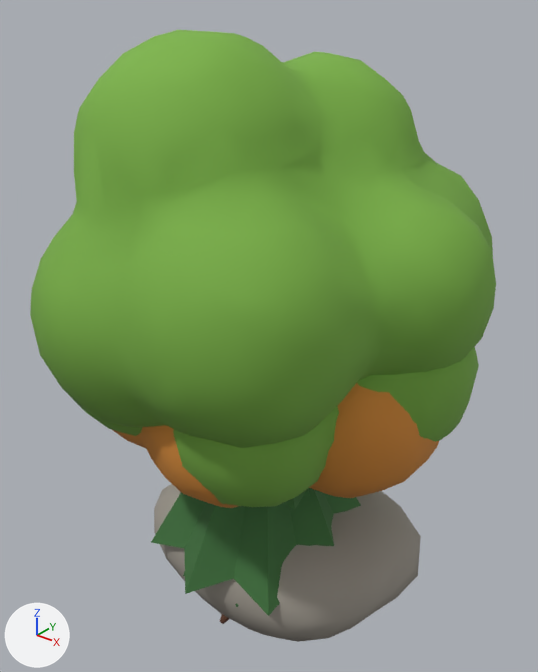
Before and after pictures for a commit that changed the glTF model apps/web/public/assets/decor3d/nature.glb.
Rendered twice from a 50 mm lens placed at (3.71, -4.6, 5.55), pointed at (-0.01, 0.06, 2.67). The axes (+X, +Y, +Z) are drawn at lower left. The lights are the same throughout. The older version comes first. Where no turn or scale is listed for an object, it has been applied to the vertices.

In view in the first picture: 'arbre-rond-1:feuillage', 'arbre-rond-3:feuillage', 'arbre-rond-automne:feuillage-roux', 'rocher-3:pierre-sombre', 'sapin-1:sapin' and 2 more.
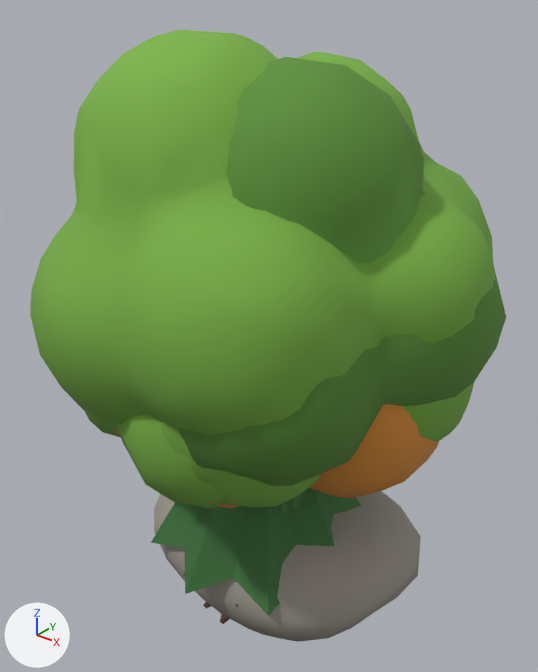
What differs and where, as boxes (x1, y1, x2, y2) in the pictures (538 x 672 px):
```json
{"object": "arbre-leger-3:feuillage-sombre", "change": "added", "after": [179, 57, 506, 486], "on screen": "green"}
{"object": "arbre-leger-4:feuillage", "change": "added", "after": [85, 412, 224, 508], "on screen": "green"}
{"object": "arbre-leger-1:feuillage", "change": "added", "after": [159, 421, 236, 485], "on screen": "green"}
{"object": "arbre-rond-1:feuillage", "change": "unchanged, covered by the edit", "before": [81, 347, 479, 507], "after": [81, 381, 475, 507]}
```

Scene script edits in JSON lines:
```json
{"op": "add", "block": "me_arbre_leger_4_feuillage", "code": ["me_arbre_leger_4_feuillage = bpy.data.meshes.new('arbre-leger-4:feuillage')", "me_arbre_leger_4_feuillage.from_pydata(...)  # 262 vertices, 520 faces; spans x -1.63..1.63, y -1.65..1.65, z -1.23..1.23", "me_arbre_leger_4_feuillage.materials.append(mat_feuillage)"]}
{"op": "add", "block": "me_arbre_leger_3_feuillage_sombre", "code": ["me_arbre_leger_3_feuillage_sombre = bpy.data.meshes.new('arbre-leger-3:feuillage-sombre')", "me_arbre_leger_3_feuillage_sombre.from_pydata(...)  # 262 vertices, 520 faces; spans x -1.9..1.9, y -1.83..1.83, z -1.5..1.5", "me_arbre_leger_3_feuillage_sombre.materials.append(mat_feuillage_sombre)"]}
{"op": "add", "block": "me_arbre_leger_1_feuillage", "code": ["me_arbre_leger_1_feuillage = bpy.data.meshes.new('arbre-leger-1:feuillage')", "me_arbre_leger_1_feuillage.from_pydata(...)  # 262 vertices, 520 faces; spans x -1.65..1.65, y -1.7..1.7, z -1.3..1.3", "me_arbre_leger_1_feuillage.materials.append(mat_feuillage)"]}
{"op": "add", "block": "ob_arbre_leger_4_feuillage", "code": ["ob_arbre_leger_4_feuillage = bpy.data.objects.new('arbre-leger-4:feuillage', me_arbre_leger_4_feuillage)", "ob_arbre_leger_4_feuillage.location = (0.05, -0.04, 2.91)"]}
{"op": "add", "block": "ob_arbre_leger_3_feuillage_sombre", "code": ["ob_arbre_leger_3_feuillage_sombre = bpy.data.objects.new('arbre-leger-3:feuillage-sombre', me_arbre_leger_3_feuillage_sombre)", "ob_arbre_leger_3_feuillage_sombre.location = (0.04, 0.05, 3.55)"]}
{"op": "add", "block": "ob_arbre_leger_1_feuillage", "code": ["ob_arbre_leger_1_feuillage = bpy.data.objects.new('arbre-leger-1:feuillage', me_arbre_leger_1_feuillage)", "ob_arbre_leger_1_feuillage.location = (0.03, 0.06, 3.11)"]}
```
